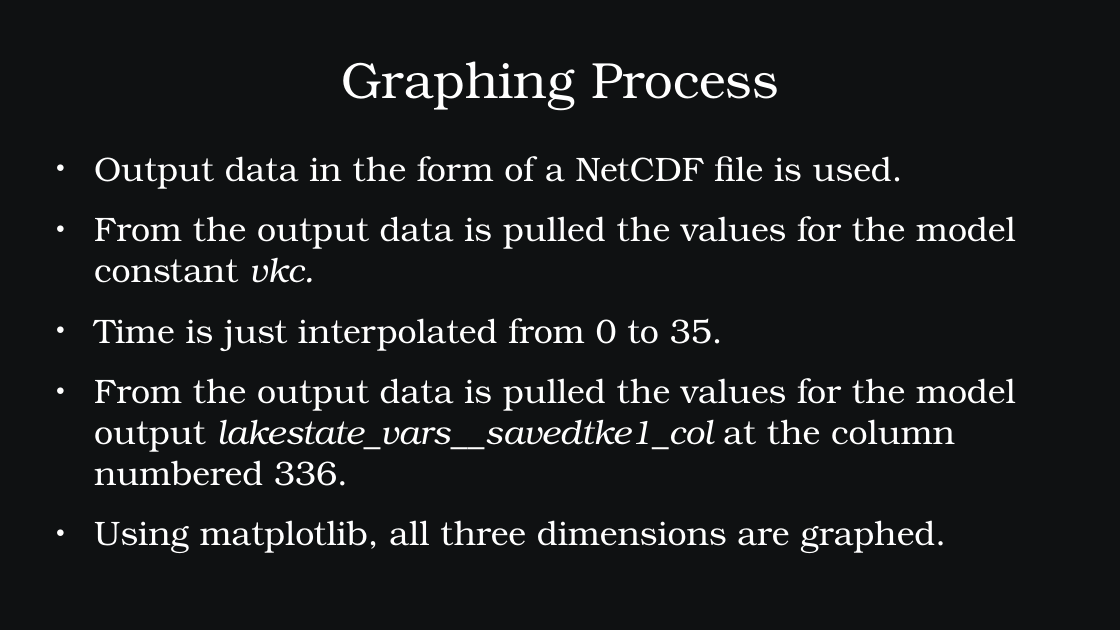
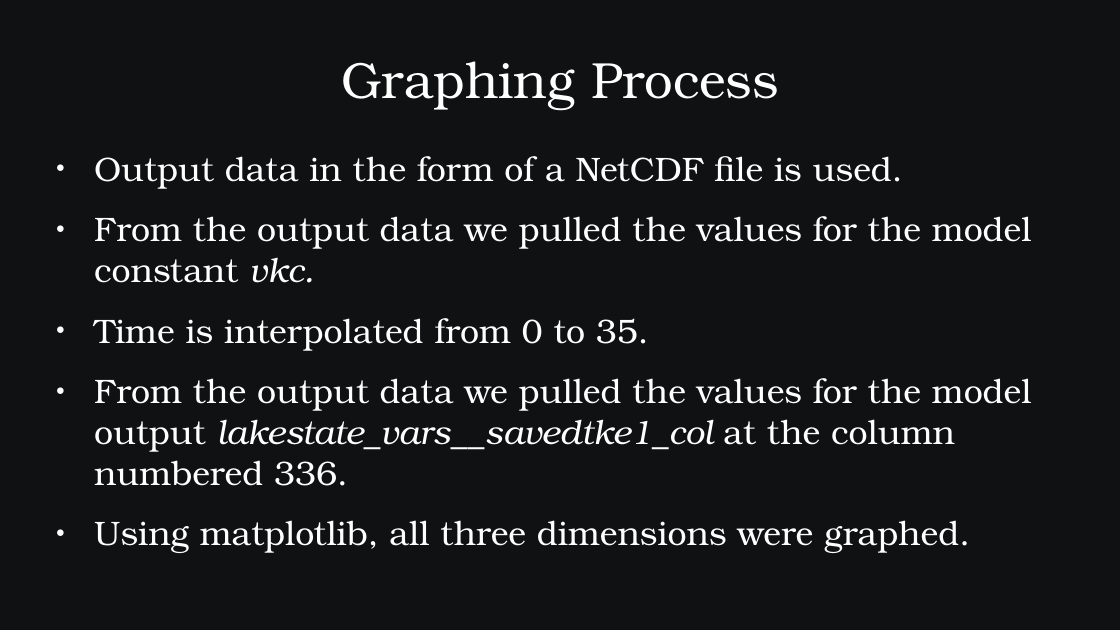
Before and after one commit to SamAllen06/lake_temp_work, a slide deck: slide 4 of documentation/for_collaborators/AnalysisOverview.pptx (slide 14 before the commit). Drawn at 1120x630 pixels with LibreOffice and Linux fonts; fonts in the diff are those of the drawing. Boxes give left, top, right and bottom in pixels: in the first picture for what was removed or moved away, otherwise in the second. Text is boxed around its words. In the diff, an @@ line names an element or a change of style, - is before the commit and + after.

```diff
--- a/documentation/for_collaborators/AnalysisOverview.pptx
+++ b/documentation/for_collaborators/AnalysisOverview.pptx
@@ text at [94,216,1032,553]: text changed @@
-● From the output data is pulled the values for the model constant vkc.
-● Time is just interpolated from 0 to 35.
-● From the output data is pulled the values for the model output lakestate_vars__savedtke1_col at the column numbered 336.
-● Using matplotlib, all three dimensions are graphed.
+● From the output data we pulled the values for the model constant vkc.
+● Time is interpolated from 0 to 35.
+● From the output data we pulled the values for the model output lakestate_vars__savedtke1_col at the column numbered 336.
+● Using matplotlib, all three dimensions were graphed.
```
Also in this commit, not shown: 19 other slides changed.
